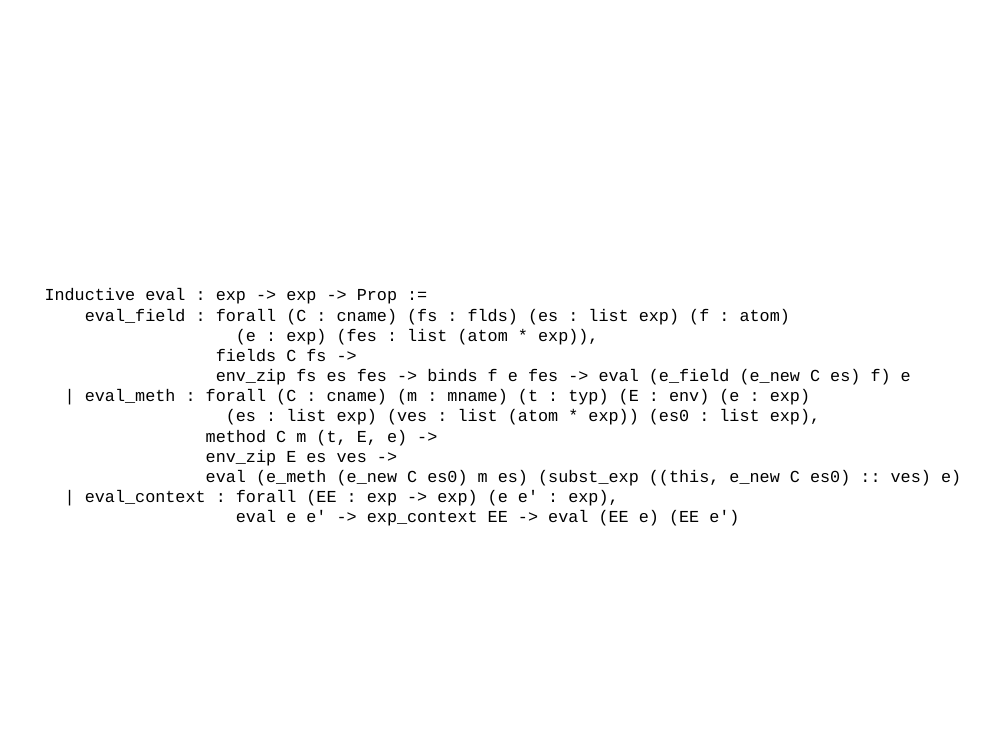
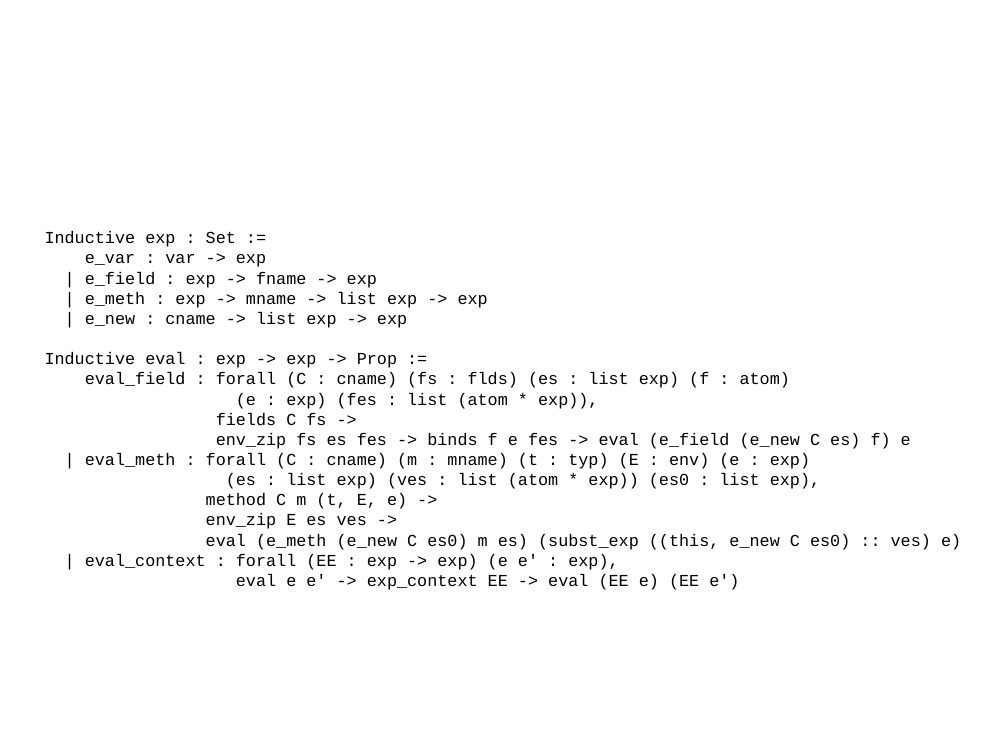
Before and after one commit to tgduckworth/FeatherEvaluator, a slide deck: slide 11 of Document/Presentation.pptx. Drawn at 1008x756 pixels with LibreOffice and Linux fonts; fonts in the diff are those of the drawing; background and template pictures are left out. Boxes give left, top, right and bottom in pixels: in the first picture for what was removed or moved away, otherwise in the second. Text is boxed around its words. In the diff, an @@ line names an element or a change of style, - is before the commit and + after.

Commit message:
Final presentation changes.

```diff
--- a/Document/Presentation.pptx
+++ b/Document/Presentation.pptx
@@ text "Inductive exp : Set :=": place and size @@
-text "Inductive exp : Set :=" at [45, 288, 961, 526]
+text "Inductive exp : Set :=" at [45, 231, 961, 590]
@@ text at [45, 231, 488, 328]: paragraphs added @@
+Inductive exp : Set :=
+e_var : var -> exp
+| e_field : exp -> fname -> exp
+| e_meth : exp -> mname -> list exp -> exp
+| e_new : cname -> list exp -> exp
```
